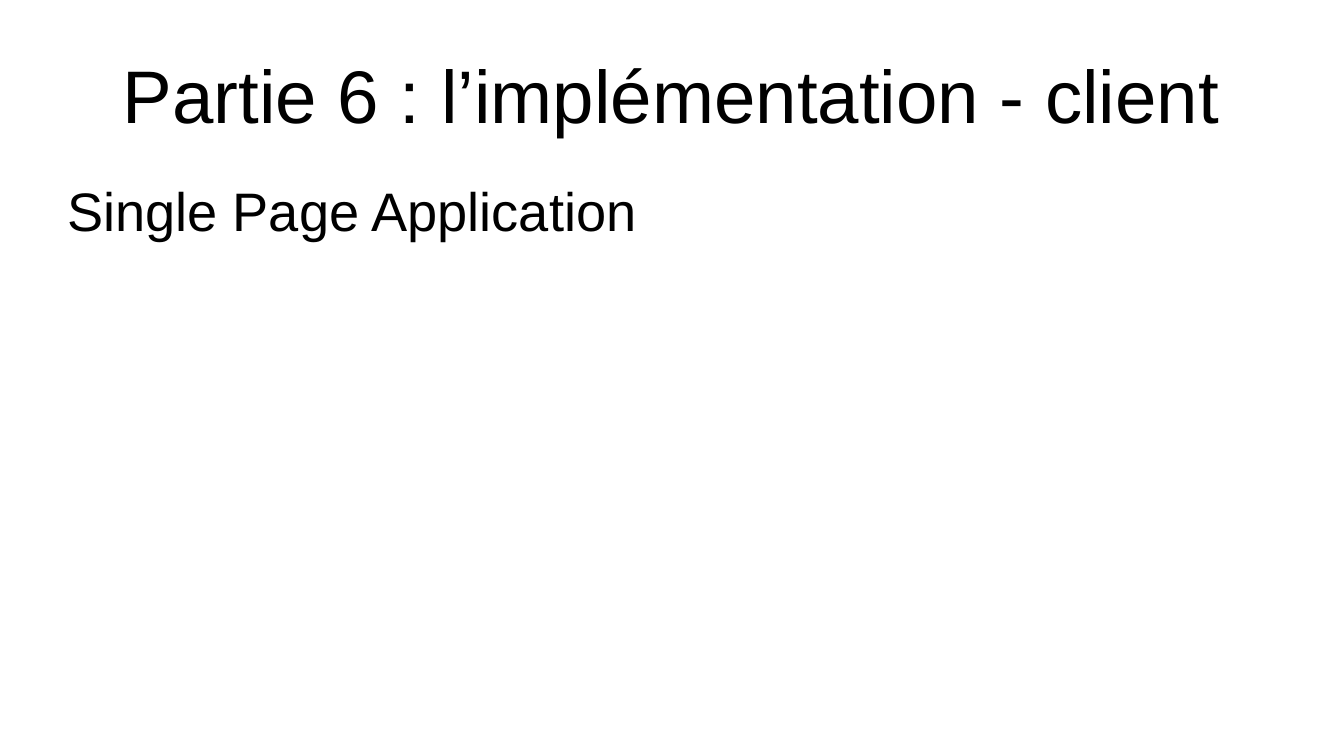
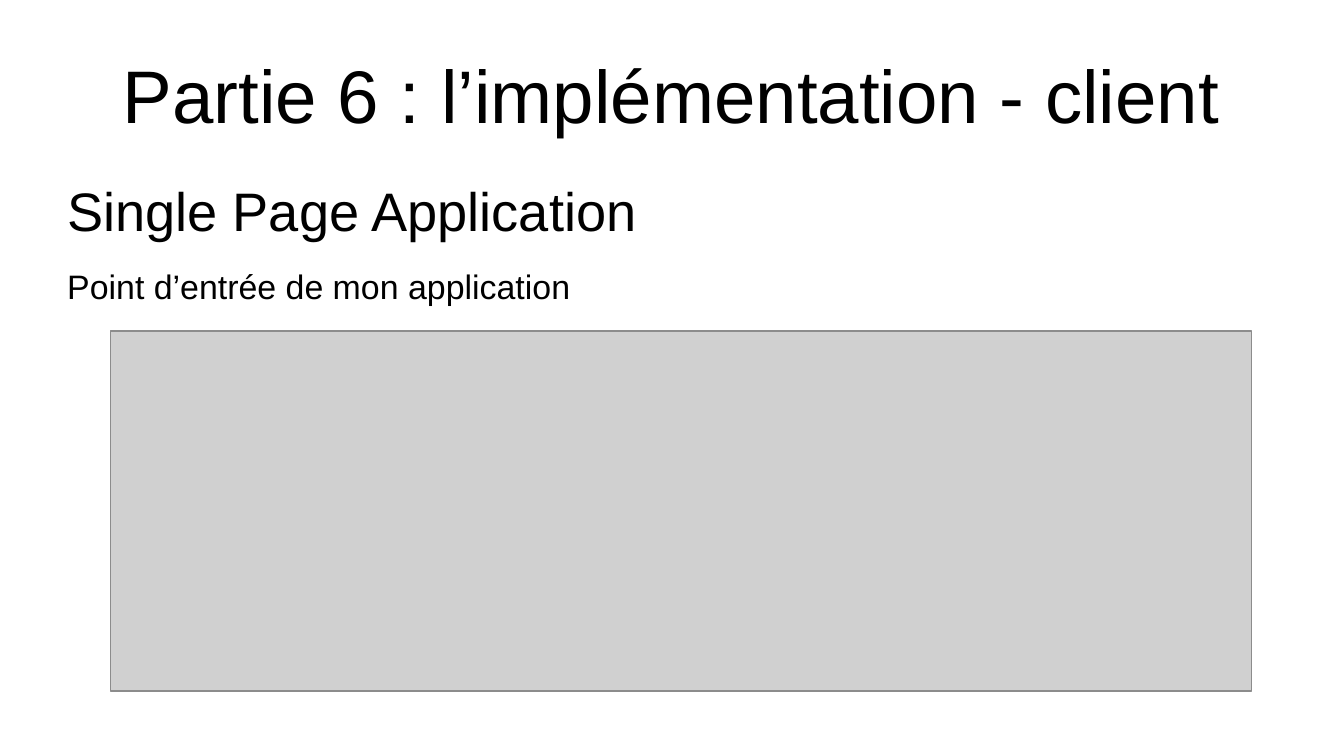
Before and after one commit to EmmaBroudic/Projet-Nooky, a slide deck: slide 32 of doc/Nooky.odp. Drawn at 1344x756 pixels with LibreOffice and Linux fonts; fonts in the diff are those of the drawing; grey boxes stand for pictures. Boxes give left, top, right and bottom in pixels: in the first picture for what was removed or moved away, otherwise in the second. Text is boxed around its words. In the diff, an @@ line names an element or a change of style, - is before the commit and + after.

```diff
--- a/doc/Nooky.odp
+++ b/doc/Nooky.odp
@@ text at (67,274,570,306): paragraph added @@
+Point d’entrée de mon application
@@ picture added at (111,332,1253,692) @@
```
Also in this commit, not shown: 13 other slides changed, 4 slides added, 2 other files.
